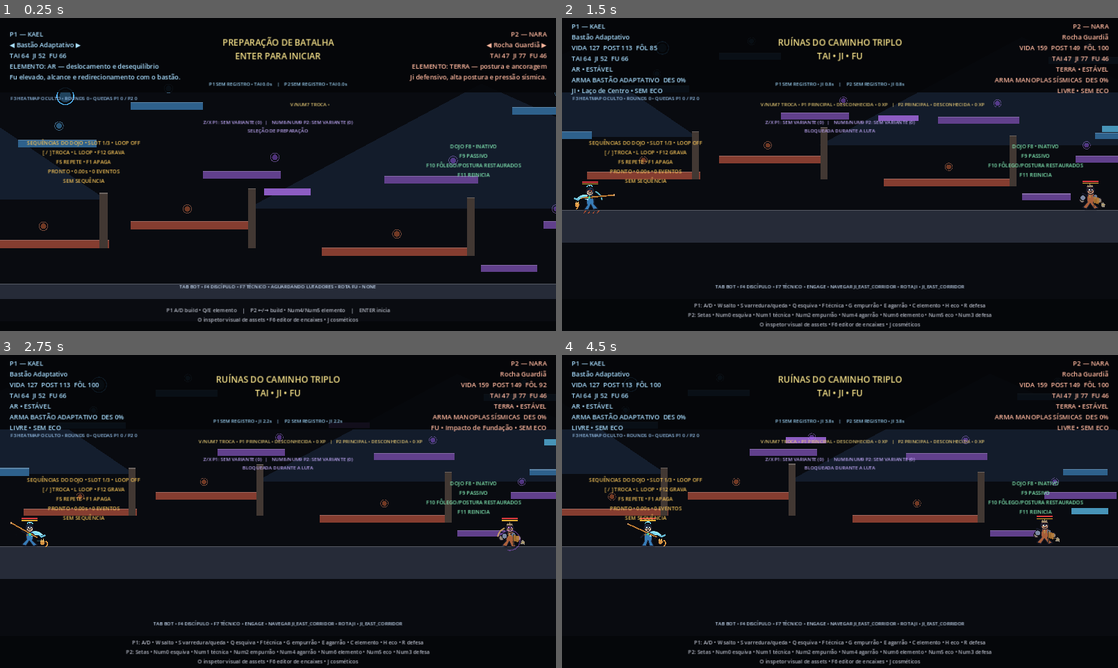
Above: before the commit, frames 1-4 (two rows, left to right).
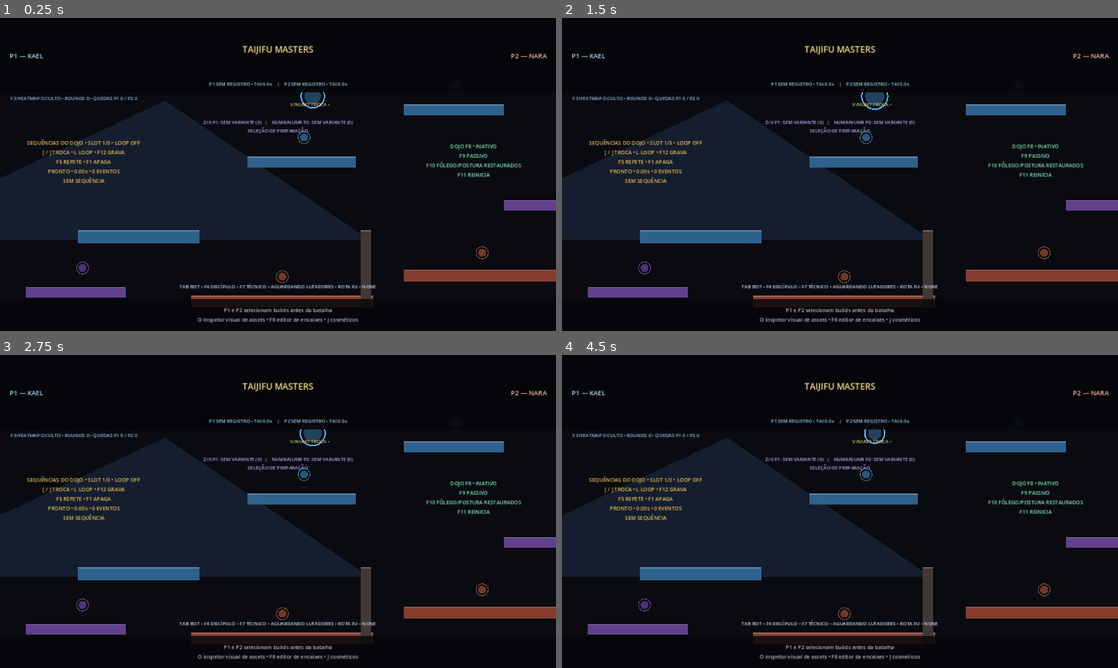
Above: after the commit, the same moments.

Repository: Tehkne-Solutions/taijifu-masters
Game: Godot game, scene res://scenes/main.tscn
Two runs of this game, one before a commit and one after it. Both use one fixed random seed, a clock stepped at 60 frames per second and the inputs below.
Inputs:
- Up to frame 1 (0.25 s): no input
- Up to frame 2 (1.5 s): tap Enter (start_match) at 0.5 s; hold D (p1_right) from 0.53 s (still down); tap C (p1_element) at 0.6 s; tap W (p1_jump) at 0.77 s; tap E (p1_element_next, bound only before the commit) at 0.8, 1.35 s
- Up to frame 3 (2.75 s): tap W (p1_jump) at 1.52 s; tap Keypad 6 (p2_element) at 1.55, 2.1 s; release D (p1_right) at 2.03 s; hold A (p1_left) from 2.03 s (still down); tap Keypad 4 (p2_element_prev, bound only before the commit) at 2.3 s
- Up to frame 4 (4.5 s): release A (p1_left) at 2.78 s; hold D (p1_right) 2.78-4.28 s; tap Keypad 4 (p2_element_prev, bound only before the commit) at 2.85 s; tap W (p1_jump) at 3.02, 3.77 s; tap Left (p2_left) at 3.05, 3.6 s; tap Right (p2_right) at 3.8, 4.35 s; hold A (p1_left) from 4.28 s (still down)

The runs differ from the first frame. In frame 1, 41% of the frame differs, in the area x 0-100%, y 4-95%; in frame 2, 36%; in frame 3, 36%; in frame 4, 36%.
Error after the commit: Invalid access to property or key 'start_requested' on a base object of type 'null instance'. (res://scripts/main.gd:30)

Commit message:
feat(preparation): aplicar loadout completo ao iniciar batalha

Diff:
--- a/scripts/main.gd
+++ b/scripts/main.gd
@@ -3,17 +3,7 @@
 const FIGHTER_SCENE := preload("res://scenes/fighter/fighter.tscn")
 const ELEMENT_IDS: Array[StringName] = [&"fire", &"water", &"earth", &"air"]
 
-const ELEMENT_LABELS := {
-	&"fire": "FOGO — pressão e combustão",
-	&"water": "ÁGUA — empurrão e aderência",
-	&"earth": "TERRA — postura e ancoragem",
-	&"air": "AR — deslocamento e desequilíbrio"
-}
-
-enum MatchState {
-	PREPARATION,
-	BATTLE
-}
+enum MatchState { PREPARATION, BATTLE }
 
 @onready var arena: TriplePathArena = $Arena
 @onready var camera: Camera2D = $Camera2D
@@ -21,6 +11,8 @@
 @onready var player_two_label: Label = $HUD/PlayerTwo
 @onready var center_label: Label = $HUD/CenterInfo
 @onready var controls_label: Label = $HUD/Controls
+@onready var preparation_runtime: BattlePreparationRuntime = $BattlePreparationRuntime
+@onready var master_training_runtime: MasterTrainingRuntime = $MasterTrainingRuntime
 
 var player_one: FighterController
 var player_two: FighterController
@@ -35,16 +27,14 @@
 	_register_prototype_inputs()
 	_preset_ids = BuildProfile.available_prototype_presets()
 	arena.sector_shifted.connect(_on_sector_shifted)
+	preparation_runtime.start_requested.connect(_start_battle)
 	_enter_preparation()
 
 func _process(delta: float) -> void:
 	if _state == MatchState.PREPARATION:
-		_process_preparation()
-		return
-
+		return
 	if not is_instance_valid(player_one) or not is_instance_valid(player_two):
 		return
-
 	_update_camera(delta)
 	_update_hud()
 	_check_world_limits()
@@ -53,107 +43,59 @@
 	_state = MatchState.PREPARATION
 	camera.global_position = arena.world_center()
 	camera.zoom = Vector2(0.72, 0.72)
-	center_label.text = "PREPARAÇÃO DE BATALHA\nENTER PARA INICIAR"
-	controls_label.text = "P1 A/D build • Q/E elemento    |    P2 ←/→ build • Num4/Num5 elemento    |    ENTER inicia"
-	_update_preparation_ui()
-
-func _process_preparation() -> void:
-	var changed := false
-	if Input.is_action_just_pressed("p1_left"):
-		_cycle_preset(0, -1)
-		changed = true
-	elif Input.is_action_just_pressed("p1_right"):
-		_cycle_preset(0, 1)
-		changed = true
-
-	if Input.is_action_just_pressed("p2_left"):
-		_cycle_preset(1, -1)
-		changed = true
-	elif Input.is_action_just_pressed("p2_right"):
-		_cycle_preset(1, 1)
-		changed = true
-
-	if Input.is_action_just_pressed("p1_element_prev"):
-		_cycle_element(0, -1)
-		changed = true
-	elif Input.is_action_just_pressed("p1_element_next"):
-		_cycle_element(0, 1)
-		changed = true
-
-	if Input.is_action_just_pressed("p2_element_prev"):
-		_cycle_element(1, -1)
-		changed = true
-	elif Input.is_action_just_pressed("p2_element_next"):
-		_cycle_element(1, 1)
-		changed = true
-
-	if changed:
-		_update_preparation_ui()
-
-	if Input.is_action_just_pressed("start_match"):
-		_start_battle()
-
-func _cycle_preset(player_slot: int, direction: int) -> void:
-	_selected_preset_indices[player_slot] = wrapi(
-		_selected_preset_indices[player_slot] + direction,
-		0,
-		_preset_ids.size()
-	)
-
-func _cycle_element(player_slot: int, direction: int) -> void:
-	_selected_element_indices[player_slot] = wrapi(
-		_selected_element_indices[player_slot] + direction,
-		0,
-		ELEMENT_IDS.size()
-	)
-
-func _update_preparation_ui() -> void:
-	var p1_build := BuildProfile.prototype_preset(_preset_ids[_selected_preset_indices[0]])
-	var p2_build := BuildProfile.prototype_preset(_preset_ids[_selected_preset_indices[1]])
-	var p1_element := ELEMENT_IDS[_selected_element_indices[0]]
-	var p2_element := ELEMENT_IDS[_selected_element_indices[1]]
-	player_one_label.text = _preparation_summary(p1_build, p1_element, "P1 — KAEL")
-	player_two_label.text = _preparation_summary(p2_build, p2_element, "P2 — NARA")
-
-func _preparation_summary(build: BuildProfile, element_id: StringName, title: String) -> String:
-	return "%s\n◀ %s ▶\nTAI %d  JI %d  FU %d\nELEMENTO: %s\n%s" % [
-		title,
-		build.display_name,
-		roundi(build.tai_index()),
-		roundi(build.ji_index()),
-		roundi(build.fu_index()),
-		ELEMENT_LABELS.get(element_id, "NEUTRO"),
-		build.tactical_summary
-	]
+	center_label.text = "PREPARAÇÃO COMPLETA"
+	controls_label.text = "Configure personagem, build, elemento, armas, variante e cosméticos."
+	_sync_legacy_preparation_state()
+	preparation_runtime.open()
+
+func _sync_legacy_preparation_state() -> void:
+	for player_index in [1, 2]:
+		var loadout := preparation_runtime.loadout_for_player(player_index)
+		var preset_id := StringName(loadout.get("preset_id", &"adaptive_staff"))
+		var element_id := StringName(loadout.get("element_id", &"air"))
+		var preset_index := _preset_ids.find(preset_id)
+		var element_index := ELEMENT_IDS.find(element_id)
+		if preset_index >= 0:
+			_selected_preset_indices[player_index - 1] = preset_index
+		if element_index >= 0:
+			_selected_element_indices[player_index - 1] = element_index
 
 func _start_battle() -> void:
+	if _state != MatchState.PREPARATION:
+		return
+	_sync_legacy_preparation_state()
+	preparation_runtime.close()
 	_state = MatchState.BATTLE
 	_cleanup_temporary_loot()
 	arena.start_battle_flow()
 	_spawn_fighters()
 	center_label.text = "RUÍNAS DO CAMINHO TRIPLO\nTAI • JI • FU"
-	controls_label.text = "P1: A/D • W salto • S varredura/queda • Q esquiva • F técnica • G empurrão • E agarrão • C elemento • H eco • R defesa\nP2: Setas • Num0 esquiva • Num1 técnica • Num2 empurrão • Num4 agarrão • Num6 elemento • Num5 eco • Num3 defesa"
+	controls_label.text = "P1: A/D • W salto • S queda • Q esquiva • F técnica • G empurrão • E agarrão • C elemento • H eco • R defesa\nP2: Setas • Num0 esquiva • Num1 técnica • Num2 empurrão • Num4 agarrão • Num6 elemento • Num5 eco • Num3 defesa"
 
 func _spawn_fighters() -> void:
-	player_one = FIGHTER_SCENE.instantiate() as FighterController
-	player_one.player_index = 1
-	player_one.build_preset = _preset_ids[_selected_preset_indices[0]]
-	player_one.fighter_color = Color(0.25, 0.70, 1.0)
-	player_one.position = arena.respawn_point(1)
-	_connect_fighter_signals(player_one)
-	add_child(player_one)
-	player_one.build.element_id = ELEMENT_IDS[_selected_element_indices[0]]
-	player_one.queue_redraw()
-
-	player_two = FIGHTER_SCENE.instantiate() as FighterController
-	player_two.player_index = 2
-	player_two.build_preset = _preset_ids[_selected_preset_indices[1]]
-	player_two.fighter_color = Color(1.0, 0.40, 0.24)
-	player_two.position = arena.respawn_point(2)
-	_connect_fighter_signals(player_two)
-	add_child(player_two)
-	player_two.build.element_id = ELEMENT_IDS[_selected_element_indices[1]]
-	player_two.queue_redraw()
+	player_one = _spawn_fighter(1, preparation_runtime.loadout_for_player(1), Color(0.25, 0.70, 1.0))
+	player_two = _spawn_fighter(2, preparation_runtime.loadout_for_player(2), Color(1.0, 0.40, 0.24))
+
+func _spawn_fighter(player_index: int, loadout: Dictionary, color: Color) -> FighterController:
+	var fighter := FIGHTER_SCENE.instantiate() as FighterController
+	fighter.player_index = player_index
+	fighter.build_preset = StringName(loadout.get("preset_id", &"adaptive_staff"))
+	fighter.fighter_color = color
+	fighter.position = arena.respawn_point(player_index)
+	_connect_fighter_signals(fighter)
+	add_child(fighter)
+	fighter.build.element_id = StringName(loadout.get("element_id", fighter.build.element_id))
+	if fighter is WeaponKitFighterController:
+		var weapon_fighter := fighter as WeaponKitFighterController
+		weapon_fighter.build.weapon_id = StringName(loadout.get("primary_weapon_id", weapon_fighter.build.weapon_id))
+		weapon_fighter.build.secondary_weapon_id = StringName(loadout.get("secondary_weapon_id", weapon_fighter.build.secondary_weapon_id))
+		weapon_fighter._configure_original_loadout()
+		var profile_id := "p%d" % player_index
+		var unlocked := master_training_runtime.ledger.unlocked_variants(profile_id)
+		weapon_fighter.set_unlocked_variants(MasterTrainingCatalog.variant_mapping(unlocked))
+		weapon_fighter.set_selected_training_variant(StringName(loadout.get("variant_id", &"")))
+	fighter.queue_redraw()
+	return fighter
 
 func _connect_fighter_signals(fighter: FighterController) -> void:
 	fighter.defeated.connect(_on_fighter_defeated)
@@ -171,20 +113,15 @@
 func _update_camera(delta: float) -> void:
 	var midpoint := (player_one.global_position + player_two.global_position) * 0.5
 	midpoint.y = clampf(midpoint.y - 80.0, 280.0, 720.0)
-	midpoint.x = clampf(
-		midpoint.x,
-		arena.camera_left_limit(),
-		TriplePathArena.WORLD_WIDTH - 420.0
-	)
+	midpoint.x = clampf(midpoint.x, arena.camera_left_limit(), TriplePathArena.WORLD_WIDTH - 420.0)
 	camera.global_position = camera.global_position.lerp(midpoint, 1.0 - exp(-5.0 * delta))
-
 	var distance := player_one.global_position.distance_to(player_two.global_position)
 	var desired_zoom := clampf(1180.0 / maxf(900.0, distance + 420.0), 0.62, 1.0)
 	camera.zoom = camera.zoom.lerp(Vector2.ONE * desired_zoom, 1.0 - exp(-4.0 * delta))
 
 func _update_hud() -> void:
-	player_one_label.text = _fighter_summary(player_one, "P1 — KAEL")
-	player_two_label.text = _fighter_summary(player_two, "P2 — NARA")
+	player_one_label.text = _fighter_summary(player_one, "P1 — %s" % player_one.build.character_name.to_upper())
+	player_two_label.text = _fighter_summary(player_two, "P2 — %s" % player_two.build.character_name.to_upper())
 
 func _fighter_summary(fighter: FighterController, title: String) -> String:
 	var element_label := String(fighter.build.element_id).to_upper()
@@ -193,22 +130,11 @@
 		var elemental := fighter as ElementalFighterController
 		element_label = elemental.current_element_label()
 		state_label = elemental.current_elemental_status_label()
-
 	return "%s\n%s\nVIDA %d  POST %d  FÔL %d\nTAI %d  JI %d  FU %d\n%s • %s\nARMA %s  DES %d%%\n%s • %s" % [
-		title,
-		fighter.build.display_name,
-		roundi(fighter.health),
-		roundi(fighter.posture),
-		roundi(fighter.stamina),
-		roundi(fighter.build.tai_index()),
-		roundi(fighter.build.ji_index()),
-		roundi(fighter.build.fu_index()),
-		element_label,
-		state_label,
-		fighter.current_weapon_label(),
-		roundi(fighter.disarm_pressure),
-		fighter.current_technique_label(),
-		fighter.current_echo_label()
+		title, fighter.build.display_name, roundi(fighter.health), roundi(fighter.posture), roundi(fighter.stamina),
+		roundi(fighter.build.tai_index()), roundi(fighter.build.ji_index()), roundi(fighter.build.fu_index()),
+		element_label, state_label, fighter.current_weapon_label(), roundi(fighter.disarm_pressure),
+		fighter.current_technique_label(), fighter.current_echo_label()
 	]
 
 func _check_world_limits() -> void:
@@ -239,16 +165,10 @@
 func _on_elemental_state_changed(_fighter: FighterController, status_id: StringName) -> void:
 	_show_combat_event("ESTADO ELEMENTAL • %s" % String(status_id).to_upper(), 0.56)
 
-func _on_elemental_interaction(
-	_fighter: FighterController,
-	interaction_id: StringName,
-	_element_id: StringName
-) -> void:
+func _on_elemental_interaction(_fighter: FighterController, interaction_id: StringName, _element_id: StringName) -> void:
 	var labels := {
-		&"steam": "VAPOR • FOGO + ÁGUA",
-		&"combustion": "COMBUSTÃO • FOGO + AR",
-		&"mud": "LAMA • ÁGUA + TERRA",
-		&"extinguished": "CHAMA EXTINTA • ÁGUA",
+		&"steam": "VAPOR • FOGO + ÁGUA", &"combustion": "COMBUSTÃO • FOGO + AR",
+		&"mud": "LAMA • ÁGUA + TERRA", &"extinguished": "CHAMA EXTINTA • ÁGUA",
 		&"air_resisted": "RAJADA CONTIDA • TERRA"
 	}
 	_show_combat_event(labels.get(interaction_id, "INTERAÇÃO ELEMENTAL"), 0.72)
@@ -298,9 +218,6 @@
 	_add_key_action(&"p1_echo", KEY_H)
 	_add_key_action(&"p1_block", KEY_R)
 	_add_key_action(&"p1_element", KEY_C)
-	_add_key_action(&"p1_element_prev", KEY_Q)
-	_add_key_action(&"p1_element_next", KEY_E)
-
 	_add_key_action(&"p2_left", KEY_LEFT)
 	_add_key_action(&"p2_right", KEY_RIGHT)
 	_add_key_action(&"p2_down", KEY_DOWN)
@@ -312,18 +229,14 @@
 	_add_key_action(&"p2_grab", KEY_KP_4)
 	_add_key_action(&"p2_echo", KEY_KP_5)
 	_add_key_action(&"p2_element", KEY_KP_6)
-	_add_key_action(&"p2_element_prev", KEY_KP_4)
-	_add_key_action(&"p2_element_next", KEY_KP_5)
 	_add_key_action(&"start_match", KEY_ENTER)
 
 func _add_key_action(action: StringName, keycode: int) -> void:
 	if not InputMap.has_action(action):
 		InputMap.add_action(action)
-
 	for existing_event in InputMap.action_get_events(action):
 		if existing_event is InputEventKey and existing_event.physical_keycode == keycode:
 			return
-
 	var event := InputEventKey.new()
 	event.physical_keycode = keycode
 	InputMap.action_add_event(action, event)
